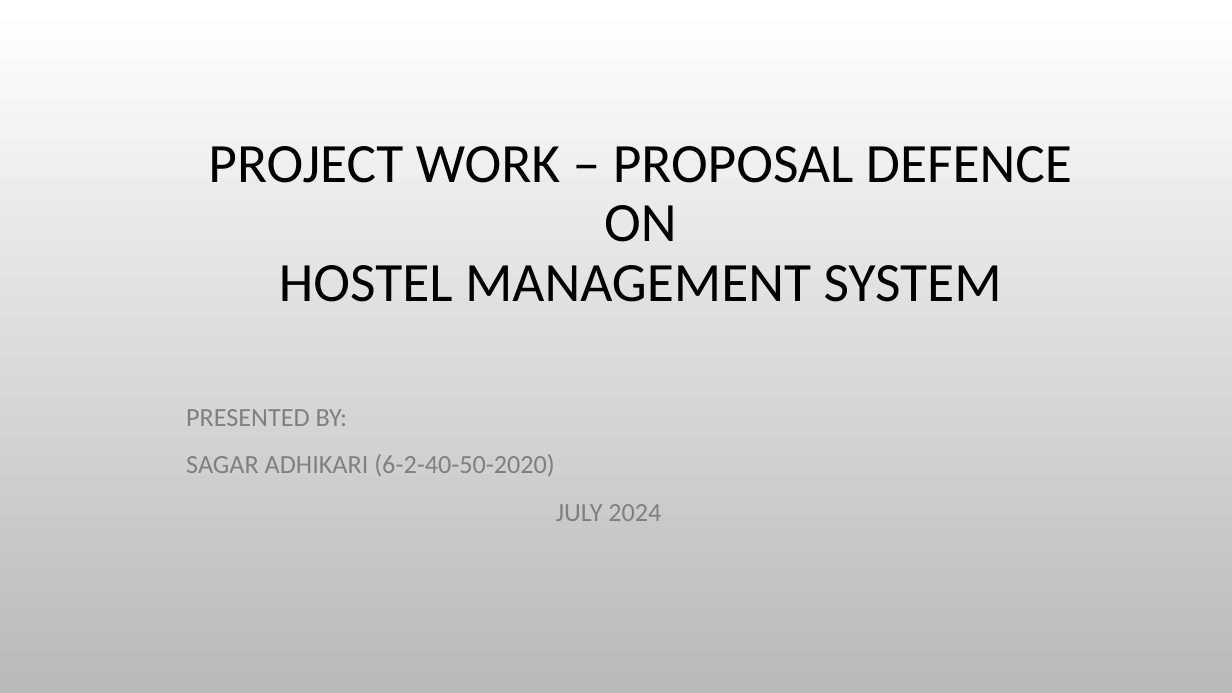
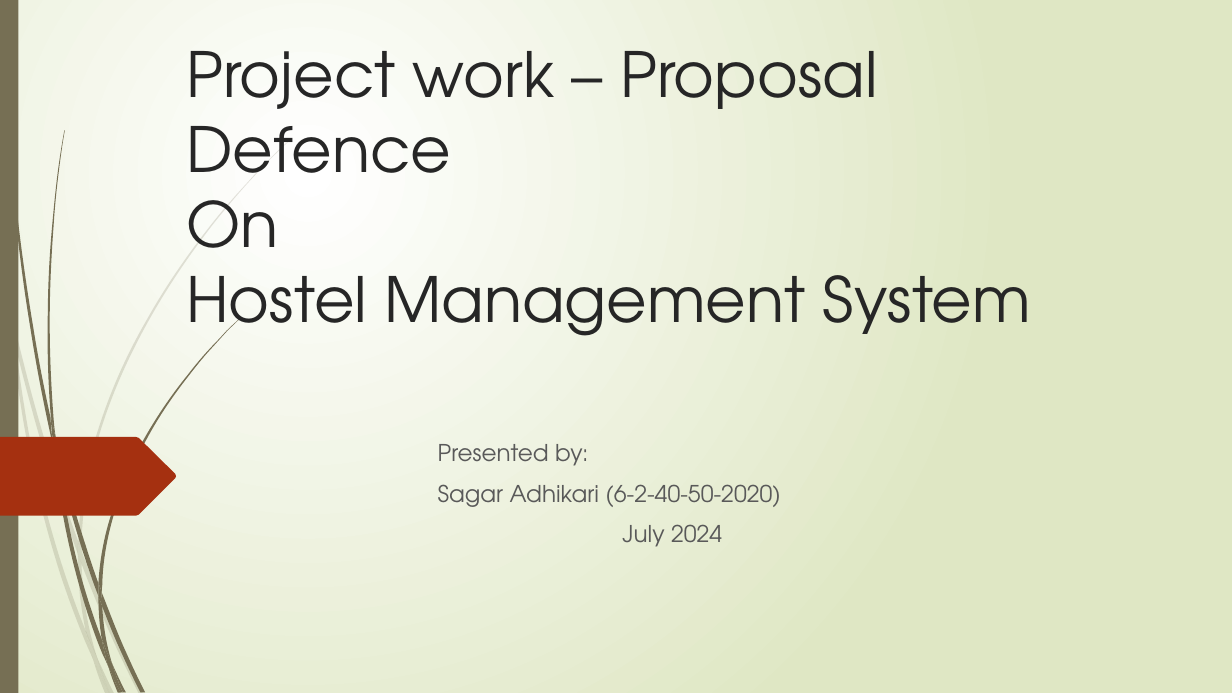
Before and after one commit to ItsSagar-git/Hostel-Management-System-Laravel, a slide deck: slide 1 of Documentation/Project work – proposal Defence (6th SEM).pptx. Drawn at 1232x693 pixels with LibreOffice and Linux fonts; fonts in the diff are those of the drawing; background and template pictures are left out. Boxes give left, top, right and bottom in pixels: in the first picture for what was removed or moved away, otherwise in the second. Text is boxed around its words. In the diff, an @@ line names an element or a change of style, - is before the commit and + after.

```diff
--- a/Documentation/Project work – proposal Defence (6th SEM).pptx
+++ b/Documentation/Project work – proposal Defence (6th SEM).pptx
@@ background picture (left out) to gradient #FFFFFF to #DFE8C4 @@
@@ rectangle added at bbox=[0, 0, 18, 693], fill #766F54 @@
@@ title at bbox=[186, 51, 1031, 350]: text changed; size 43.2 to 48.6 pt; font Calibri to TeX Gyre Adventor; text colour #000000 to #262626 @@
-PROJECT WORK – PROPOSAL DEFENCE
-ON
-HOSTEL MANAGEMENT SYSTEM
+Project work – Proposal Defence
+On
+Hostel Management System
@@ freeform shape added at bbox=[0, 437, 177, 516], fill #A53010 @@
@@ subtitle at bbox=[438, 444, 781, 547]: text changed; size 20.4 to 18 pt; font Calibri to TeX Gyre Adventor; text colour #808080 to #595959 @@
-PRESENTED BY:
-SAGAR ADHIKARI (6-2-40-50-2020)
-JULY 2024
+Presented by:
+Sagar Adhikari (6-2-40-50-2020)
+July 2024
@@ group added at bbox=[0, 141, 288, 693]: 10 freeform shapes @@
@@ group added at bbox=[3, 0, 240, 693]: 12 freeform shapes @@
```
Also in this commit, not shown: 1 other slide changed, 12 slides added, 2 other files.
